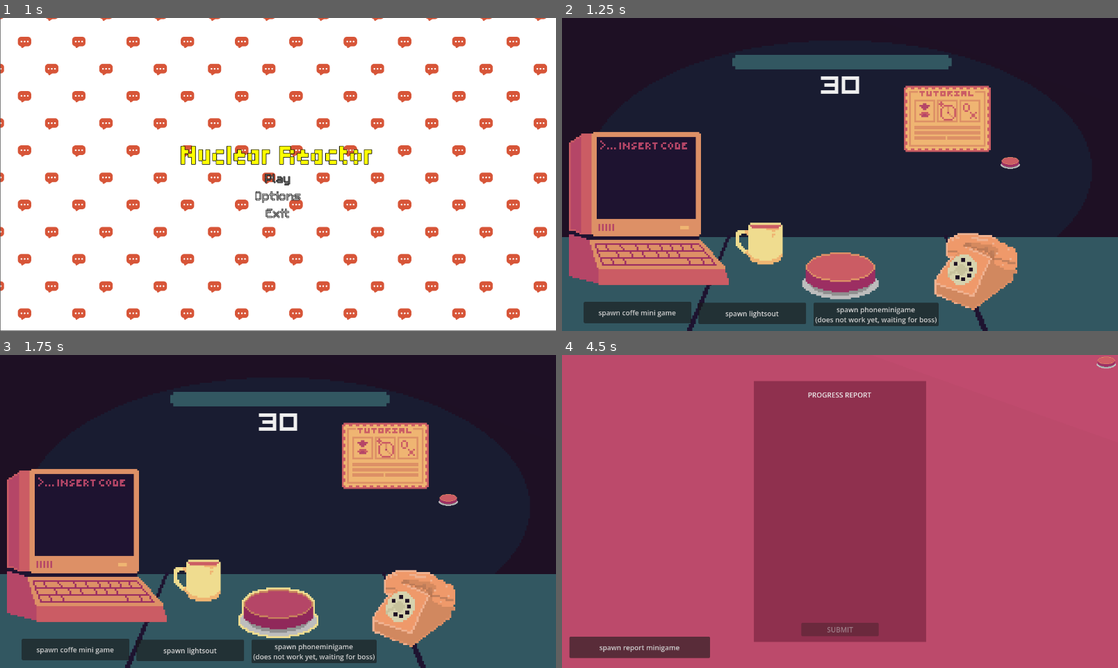
Above: before the commit, frames 1-4 (two rows, left to right).
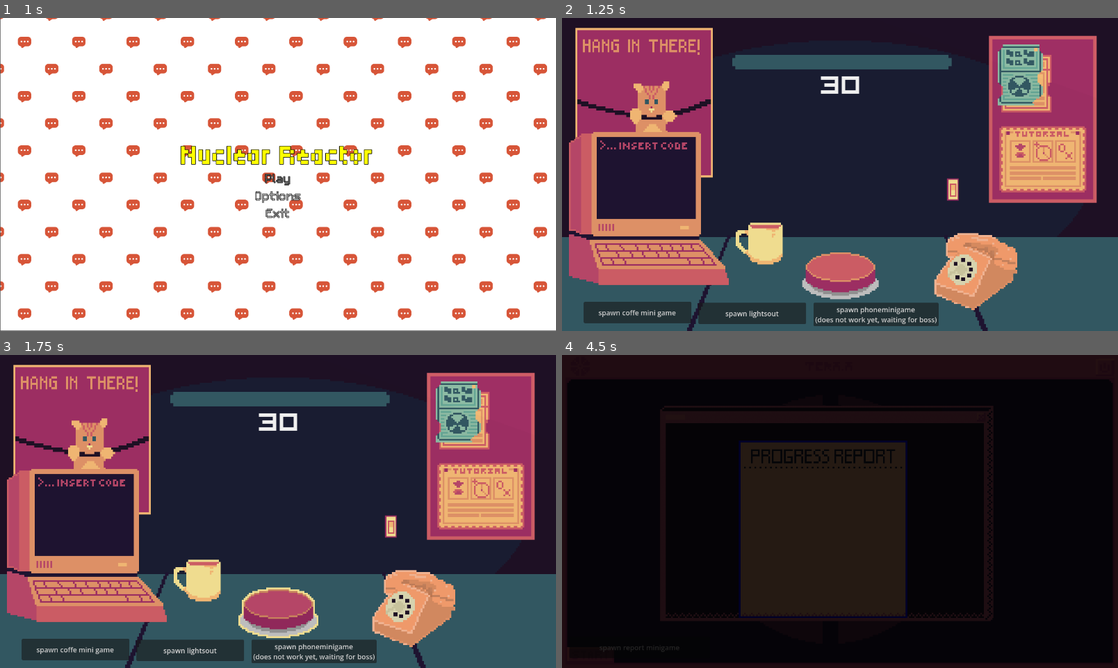
Above: after the commit, the same moments.

Repository: EroAxe/GMTK-2026-CICD-Test
Game: Godot game, scene res://Scenes/main_menu.tscn
Two runs of this game, one before a commit and one after it. Both use one fixed random seed, a clock stepped at 60 frames per second and the inputs below. Sound files missing from this copy of the repository are replaced by a short silence.
Inputs (mouse positions are in pixels of both pictures, inside the frame that each line leads up to):
- Up to frame 1 (1 s): click "Play" at 0.5 s
- Up to frame 2 (1.25 s): no input
- Up to frame 3 (1.75 s): click (278, 611) at 1.25 s
- Up to frame 4 (4.5 s): click (650, 545) at 2 s; click (762, 580) at 2.75 s; click "spawn coffe mini game" at 3.5 s; click "spawn lightsout" at 4.25 s

Frame 1 is identical in both runs. In frame 2, 22% of the frame differs, in the area x 2-97%, y 3-60%; in frame 3, 22%; in frame 4, 100%, in the area x 0-100%, y 0-100%.

Commit message:
UI stuff
mouse, monitorUI, main_scene UI

Diff:
--- a/Scenes/light_switch.tscn
+++ b/Scenes/light_switch.tscn
@@ -1,14 +1,14 @@
 [gd_scene format=3 uid="uid://jpo4ke8knmy6"]
 
 [ext_resource type="Script" uid="uid://bdehpmvmr2v2r" path="res://Scripts/light_switch.gd" id="1_2qx2t"]
-[ext_resource type="Texture2D" uid="uid://bg3fpufvb46mi" path="res://Assets/Button/Pressed (1).png" id="1_ysq76"]
-[ext_resource type="Texture2D" uid="uid://bdm7man7trfto" path="res://Assets/Button/idle (Not pressing)) (1).png" id="2_2qx2t"]
+[ext_resource type="Texture2D" uid="uid://quv2mlqix5x5" path="res://Assets/Button/switch/lightoff.png" id="2_2qx2t"]
+[ext_resource type="Texture2D" uid="uid://dvj01x74spkyd" path="res://Assets/Button/switch/lighton.png" id="3_t4uef"]
 
 [sub_resource type="SpriteFrames" id="SpriteFrames_svnkx"]
 animations = [{
 "frames": [{
 "duration": 1.0,
-"texture": ExtResource("1_ysq76")
+"texture": ExtResource("2_2qx2t")
 }],
 "loop": 1,
 "name": &"Switch_off",
@@ -16,7 +16,7 @@
 }, {
 "frames": [{
 "duration": 1.0,
-"texture": ExtResource("2_2qx2t")
+"texture": ExtResource("3_t4uef")
 }],
 "loop": 1,
 "name": &"switch_on",
@@ -24,18 +24,19 @@
 }]
 
 [sub_resource type="RectangleShape2D" id="RectangleShape2D_nf0d8"]
-size = Vector2(70, 53)
+size = Vector2(28, 52)
 
 [node name="LightSwitch" type="Area2D" unique_id=378020022]
 script = ExtResource("1_2qx2t")
 
 [node name="Switch" type="AnimatedSprite2D" parent="." unique_id=1637383508]
 position = Vector2(-1, -2)
+scale = Vector2(3, 3)
 sprite_frames = SubResource("SpriteFrames_svnkx")
-animation = &"switch_on"
+animation = &"Switch_off"
 
 [node name="CollisionShape2D" type="CollisionShape2D" parent="." unique_id=268581720]
-position = Vector2(4, 1.5)
+position = Vector2(-1, -2)
 shape = SubResource("RectangleShape2D_nf0d8")
 
 [connection signal="input_event" from="." to="." method="_on_input_event"]
--- a/Scenes/minigames/lightsout_minigame.tscn
+++ b/Scenes/minigames/lightsout_minigame.tscn
@@ -1,16 +1,17 @@
 [gd_scene format=3 uid="uid://b3p8axupphhqo"]
 
 [ext_resource type="Script" uid="uid://c5slrrnprb1qc" path="res://Scripts/minigames/lightsout_minigame.gd" id="1_4jaex"]
-[ext_resource type="Texture2D" uid="uid://cfoswy53wv417" path="res://Assets/Fonts/Pressed (1).png" id="2_f4nok"]
+[ext_resource type="Texture2D" uid="uid://quv2mlqix5x5" path="res://Assets/Button/switch/lightoff.png" id="2_f4nok"]
 
 [node name="lightsout_minigame" type="Node2D" unique_id=1121841249]
 script = ExtResource("1_4jaex")
 
 [node name="switch" type="TextureButton" parent="." unique_id=769426423]
-offset_left = 1009.0
-offset_top = 318.0
-offset_right = 1055.0
-offset_bottom = 348.0
+offset_left = 886.00006
+offset_top = 370.0
+offset_right = 895.00006
+offset_bottom = 387.00003
+scale = Vector2(3, 3)
 texture_normal = ExtResource("2_f4nok")
 stretch_mode = 4
 
--- a/Scenes/minigames/phone_minigame.tscn
+++ b/Scenes/minigames/phone_minigame.tscn
@@ -4,57 +4,57 @@
 [ext_resource type="Script" uid="uid://biip0qvpffsgu" path="res://Scripts/minigames/phone_minigame.gd" id="1_uav7e"]
 [ext_resource type="Texture2D" uid="uid://cc1t25efvlohl" path="res://Assets/Phone_minigame/Phone_animation_with_outline(SpriteSheet).png" id="2_uav7e"]
 
+[sub_resource type="AtlasTexture" id="AtlasTexture_td6f2"]
+atlas = ExtResource("2_uav7e")
+region = Rect2(64, 0, 64, 53)
+
+[sub_resource type="AtlasTexture" id="AtlasTexture_hn1cw"]
+atlas = ExtResource("2_uav7e")
+region = Rect2(128, 0, 64, 53)
+
+[sub_resource type="AtlasTexture" id="AtlasTexture_g6oc3"]
+atlas = ExtResource("2_uav7e")
+region = Rect2(192, 0, 64, 53)
+
+[sub_resource type="AtlasTexture" id="AtlasTexture_rq2bp"]
+atlas = ExtResource("2_uav7e")
+region = Rect2(256, 0, 64, 53)
+
+[sub_resource type="AtlasTexture" id="AtlasTexture_u83ie"]
+atlas = ExtResource("2_uav7e")
+region = Rect2(320, 0, 64, 53)
+
+[sub_resource type="AtlasTexture" id="AtlasTexture_puphq"]
+atlas = ExtResource("2_uav7e")
+region = Rect2(384, 0, 64, 53)
+
+[sub_resource type="AtlasTexture" id="AtlasTexture_ws15d"]
+atlas = ExtResource("2_uav7e")
+region = Rect2(448, 0, 64, 53)
+
+[sub_resource type="AtlasTexture" id="AtlasTexture_qymmg"]
+atlas = ExtResource("2_uav7e")
+region = Rect2(512, 0, 64, 53)
+
+[sub_resource type="AtlasTexture" id="AtlasTexture_0rcei"]
+atlas = ExtResource("2_uav7e")
+region = Rect2(576, 0, 64, 53)
+
+[sub_resource type="AtlasTexture" id="AtlasTexture_dkm7n"]
+atlas = ExtResource("2_uav7e")
+region = Rect2(640, 0, 64, 53)
+
+[sub_resource type="AtlasTexture" id="AtlasTexture_ielyw"]
+atlas = ExtResource("2_uav7e")
+region = Rect2(704, 0, 64, 53)
+
+[sub_resource type="AtlasTexture" id="AtlasTexture_bj3jq"]
+atlas = ExtResource("2_uav7e")
+region = Rect2(768, 0, 64, 53)
+
 [sub_resource type="AtlasTexture" id="AtlasTexture_2qd4r"]
 atlas = ExtResource("2_uav7e")
 region = Rect2(0, 0, 64, 53)
-
-[sub_resource type="AtlasTexture" id="AtlasTexture_td6f2"]
-atlas = ExtResource("2_uav7e")
-region = Rect2(64, 0, 64, 53)
-
-[sub_resource type="AtlasTexture" id="AtlasTexture_hn1cw"]
-atlas = ExtResource("2_uav7e")
-region = Rect2(128, 0, 64, 53)
-
-[sub_resource type="AtlasTexture" id="AtlasTexture_g6oc3"]
-atlas = ExtResource("2_uav7e")
-region = Rect2(192, 0, 64, 53)
-
-[sub_resource type="AtlasTexture" id="AtlasTexture_rq2bp"]
-atlas = ExtResource("2_uav7e")
-region = Rect2(256, 0, 64, 53)
-
-[sub_resource type="AtlasTexture" id="AtlasTexture_u83ie"]
-atlas = ExtResource("2_uav7e")
-region = Rect2(320, 0, 64, 53)
-
-[sub_resource type="AtlasTexture" id="AtlasTexture_puphq"]
-atlas = ExtResource("2_uav7e")
-region = Rect2(384, 0, 64, 53)
-
-[sub_resource type="AtlasTexture" id="AtlasTexture_ws15d"]
-atlas = ExtResource("2_uav7e")
-region = Rect2(448, 0, 64, 53)
-
-[sub_resource type="AtlasTexture" id="AtlasTexture_qymmg"]
-atlas = ExtResource("2_uav7e")
-region = Rect2(512, 0, 64, 53)
-
-[sub_resource type="AtlasTexture" id="AtlasTexture_0rcei"]
-atlas = ExtResource("2_uav7e")
-region = Rect2(576, 0, 64, 53)
-
-[sub_resource type="AtlasTexture" id="AtlasTexture_dkm7n"]
-atlas = ExtResource("2_uav7e")
-region = Rect2(640, 0, 64, 53)
-
-[sub_resource type="AtlasTexture" id="AtlasTexture_ielyw"]
-atlas = ExtResource("2_uav7e")
-region = Rect2(704, 0, 64, 53)
-
-[sub_resource type="AtlasTexture" id="AtlasTexture_bj3jq"]
-atlas = ExtResource("2_uav7e")
-region = Rect2(768, 0, 64, 53)
 
 [sub_resource type="AtlasTexture" id="AtlasTexture_ojswl"]
 atlas = ExtResource("2_uav7e")
@@ -137,6 +137,60 @@
 }, {
 "duration": 1.0,
 "texture": SubResource("AtlasTexture_ad5n0")
+}, {
+"duration": 1.0,
+"texture": SubResource("AtlasTexture_5ndrj")
+}, {
+"duration": 1.0,
+"texture": SubResource("AtlasTexture_5ndrj")
+}, {
+"duration": 1.0,
+"texture": SubResource("AtlasTexture_5ndrj")
+}, {
+"duration": 1.0,
+"texture": SubResource("AtlasTexture_5ndrj")
+}, {
+"duration": 1.0,
+"texture": SubResource("AtlasTexture_5ndrj")
+}, {
+"duration": 1.0,
+"texture": SubResource("AtlasTexture_5ndrj")
+}, {
+"duration": 1.0,
+"texture": SubResource("AtlasTexture_5ndrj")
+}, {
+"duration": 1.0,
+"texture": SubResource("AtlasTexture_5ndrj")
+}, {
+"duration": 1.0,
+"texture": SubResource("AtlasTexture_5ndrj")
+}, {
+"duration": 1.0,
+"texture": SubResource("AtlasTexture_5ndrj")
+}, {
+"duration": 1.0,
+"texture": SubResource("AtlasTexture_5ndrj")
+}, {
+"duration": 1.0,
+"texture": SubResource("AtlasTexture_5ndrj")
+}, {
+"duration": 1.0,
+"texture": SubResource("AtlasTexture_5ndrj")
+}, {
+"duration": 1.0,
+"texture": SubResource("AtlasTexture_5ndrj")
+}, {
+"duration": 1.0,
+"texture": SubResource("AtlasTexture_5ndrj")
+}, {
+"duration": 1.0,
+"texture": SubResource("AtlasTexture_5ndrj")
+}, {
+"duration": 1.0,
+"texture": SubResource("AtlasTexture_5ndrj")
+}, {
+"duration": 1.0,
+"texture": SubResource("AtlasTexture_5ndrj")
 }, {
 "duration": 1.0,
 "texture": SubResource("AtlasTexture_5ndrj")
@@ -155,6 +209,8 @@
 sprite_frames = SubResource("SpriteFrames_svnkx")
 animation = &"ringing_with_outline"
 autoplay = "idle"
+frame = 13
+frame_progress = 0.047511563
 
 [node name="Button" type="Button" parent="." unique_id=2125307048]
 offset_left = 856.0
--- a/Scenes/minigames/report_minigame.tscn
+++ b/Scenes/minigames/report_minigame.tscn
@@ -1,28 +1,24 @@
 [gd_scene format=3 uid="uid://ckng2ifblr2y0"]
 
 [ext_resource type="Script" uid="uid://deskli40cmue0" path="res://Scripts/minigames/report_minigame.gd" id="1_dfrco"]
+[ext_resource type="Texture2D" uid="uid://0l1y36eipu5e" path="res://Assets/Computer_and_screens/ComputerUI3.png" id="2_ddbsq"]
+[ext_resource type="Theme" uid="uid://cshg3sgf0xxq" path="res://Resources/main_theme.tres" id="3_dto0j"]
 
 [node name="report_minigame" type="Node2D" unique_id=578664638]
+position = Vector2(-27, 50)
 script = ExtResource("1_dfrco")
+
+[node name="ProgressReport" type="Sprite2D" parent="." unique_id=193829803]
+position = Vector2(637.00006, 314)
+texture = ExtResource("2_ddbsq")
 
 [node name="ColorRect2" type="ColorRect" parent="." unique_id=1566268095]
 offset_left = 442.0
 offset_top = 60.0
 offset_right = 838.0
-offset_bottom = 660.0
-color = Color(0.59880406, 0.20277664, 0.32526746, 1)
-
-[node name="TitleLabel" type="Label" parent="ColorRect2" unique_id=586813058]
-layout_mode = 1
-anchors_preset = -1
-anchor_right = 0.99700004
-anchor_bottom = 0.10300001
-offset_top = 2.0
-offset_right = 0.18798828
-offset_bottom = 0.19999695
-text = "PROGRESS REPORT"
-horizontal_alignment = 1
-vertical_alignment = 1
+offset_bottom = 300.0
+theme = ExtResource("3_dto0j")
+color = Color(0.6, 0.20392157, 0.3254902, 0)
 
 [node name="ReportLabel" type="Label" parent="ColorRect2" unique_id=2010464250]
 z_index = 4
@@ -32,32 +28,19 @@
 anchor_top = 0.172
 anchor_right = 1.005
 anchor_bottom = 0.90000004
-offset_top = -0.20000458
-offset_right = -2.980011
-text = "Blah balh vlah blah blah BLAHb blah Blah balh vlah blah blah BLAHb blah Blah balh vlah blah blah BLAHb blah Blah balh vlah blah blah BLAHb blah Blah balh vlah blah blah BLAHb blah Blah balh vlah blah blah BLAHb blah Blah balh vlah blah blah BLAHb blah Blah balh vlah blah blah BLAHb blah Blah balh vlah blah blah BLAHb blah Blah balh vlah blah blah BLAHb blah Blah balh vlah blah blah BLAHb blah Blah balh vlah blah blah BLAHb blah Blah balh vlah blah blah BLAHb blah Blah balh vlah blah blah BLAHb blah Blah balh vlah blah blah BLAHb blah Blah balh vlah blah blah BLAHb blah Blah balh vlah blah blah BLAHb blah Blah balh vlah blah blah BLAHb blah Blah balh vlah blah blah BLAHb blah Blah balh vlah blah blah BLAHb blah "
+offset_top = 120.72
+offset_right = -23.980011
+offset_bottom = 284.0
+theme_override_colors/font_color = Color(0.10980392, 0.11764706, 0.19215687, 1)
+theme_override_font_sizes/font_size = 20
+text = "Blah balh vlah blah blah BLAHb blah Blah balh vlah blah blah BLAHb blah Blah  BLAHb blah Blah balh vlah blah blah BLAHb blah Blah balh vlah blah blah BLAHb blah Blah balh vlah blah blah BLAHb blah Blah balh vlah blah blah BLAHb blah Blah balh vlah blah blah BLAHb blah Blah balh vlah blah blah BLAHb blah Blah balh vlah blah blah BLAHb blah Blah balh vlah blah blah BLAHb blah Blah balh vlah blah blah BLAHb blah Blah balh vlah blah blah BLAHb blah Blah balh vlah blah blah BLAHb blah "
 horizontal_alignment = 1
 autowrap_mode = 3
-
-[node name="Submit" type="Button" parent="ColorRect2" unique_id=1390967738]
-layout_mode = 1
-anchors_preset = 8
-anchor_left = 0.5
-anchor_top = 0.5
-anchor_right = 0.5
-anchor_bottom = 0.5
-offset_left = -89.0
-offset_top = 256.0
-offset_right = 89.0
-offset_bottom = 287.0
-grow_horizontal = 2
-grow_vertical = 2
-text = "SUBMIT"
 
 [node name="ReportButton" type="Button" parent="ColorRect2" unique_id=1956173509]
 layout_mode = 0
 offset_right = 393.0
-offset_bottom = 555.0
+offset_bottom = 500.0
 flat = true
 
-[connection signal="pressed" from="ColorRect2/Submit" to="." method="_on_submit_pressed"]
 [connection signal="pressed" from="ColorRect2/ReportButton" to="." method="_on_report_button_pressed"]
--- a/Scenes/monitor.tscn
+++ b/Scenes/monitor.tscn
@@ -1,28 +1,28 @@
 [gd_scene format=3 uid="uid://cwbbdebrth4ku"]
 
 [ext_resource type="Script" uid="uid://t5ijsj858gyt" path="res://Scripts/monitor.gd" id="1_k0o2w"]
-[ext_resource type="Texture2D" uid="uid://dlno7d70bs5t1" path="res://Assets/Button/idle (Not pressing)).png" id="2_hvrpq"]
-[ext_resource type="Texture2D" uid="uid://btxu723730msl" path="res://Assets/Button/Pressed.png" id="3_rhg0e"]
-[ext_resource type="Texture2D" uid="uid://b10mx11x51438" path="res://Assets/Fonts/Hovered (1).png" id="4_go7yp"]
+[ext_resource type="Texture2D" uid="uid://bnyivitii2e3l" path="res://Assets/Computer_and_screens/ComputerUI2.png" id="2_dqfm1"]
+[ext_resource type="Texture2D" uid="uid://chiidgpmx4ec3" path="res://Assets/icons/quit_icon_idlet.png" id="2_p2uwp"]
+[ext_resource type="Texture2D" uid="uid://cs2hsdbldasm8" path="res://Assets/icons/quit_icon_pressed.png" id="3_dqfm1"]
+[ext_resource type="Texture2D" uid="uid://lygdqohf5i1x" path="res://Assets/icons/quit_icon_hoveredt.png" id="4_hkxed"]
 
 [node name="monitor" type="Node2D" unique_id=883829042]
 z_index = 1
 script = ExtResource("1_k0o2w")
 
-[node name="ColorRect" type="ColorRect" parent="." unique_id=879155985]
-offset_right = 1280.0
-offset_bottom = 720.0
-color = Color(0.7882353, 0.30980393, 0.4509804, 1)
-metadata/_edit_use_anchors_ = true
+[node name="ComputerUi2" type="Sprite2D" parent="." unique_id=83746229]
+position = Vector2(640.00006, 360)
+texture = ExtResource("2_dqfm1")
 
 [node name="ReturnButton" type="TextureButton" parent="." unique_id=184426031]
-offset_left = 1230.0
-offset_top = 2.0
-offset_right = 1276.0
-offset_bottom = 42.0
-texture_normal = ExtResource("2_hvrpq")
-texture_pressed = ExtResource("3_rhg0e")
-texture_hover = ExtResource("4_go7yp")
+offset_left = 1216.0
+offset_top = -5.0
+offset_right = 1232.0
+offset_bottom = 10.0
+scale = Vector2(4.5, 4.5)
+texture_normal = ExtResource("2_p2uwp")
+texture_pressed = ExtResource("3_dqfm1")
+texture_hover = ExtResource("4_hkxed")
 
 [node name="spawnreportminigame" type="Button" parent="." unique_id=494332098]
 offset_left = 17.0
--- /dev/null
+++ b/Scenes/mouse.tscn
@@ -0,0 +1,10 @@
+[gd_scene format=3 uid="uid://gmb6402nduft"]
+
+[ext_resource type="Texture2D" uid="uid://dn5ctesge7i7g" path="res://Assets/mouse/mouse.png" id="1_3ber4"]
+[ext_resource type="Script" path="res://Scripts/mouse.gd" id="2_kxv04"]
+
+[node name="Mouse" type="Sprite2D" unique_id=212881254]
+z_index = 1000
+position = Vector2(4, 8)
+texture = ExtResource("1_3ber4")
+script = ExtResource("2_kxv04")
--- a/Scenes/prototype.tscn
+++ b/Scenes/prototype.tscn
@@ -6,7 +6,6 @@
 [ext_resource type="Texture2D" uid="uid://bg3fpufvb46mi" path="res://Assets/Button/Pressed (1).png" id="4_044ci"]
 [ext_resource type="Texture2D" uid="uid://dv1f5jy2oe0d8" path="res://Assets/ProgressBar/RedBar.png" id="5_7kyyp"]
 [ext_resource type="Texture2D" uid="uid://dsurwp67j7fjw" path="res://Assets/Button/Hovered (1).png" id="5_p8x32"]
-[ext_resource type="Texture2D" uid="uid://d4ifaltsiij1a" path="res://Assets/Posters/tutorial_poster.webp" id="6_40fcm"]
 [ext_resource type="Texture2D" uid="uid://cu5nfgyncnciy" path="res://Assets/ProgressBar/OutLine.png" id="6_k3dp0"]
 [ext_resource type="Texture2D" uid="uid://wxkpfe45pxih" path="res://Assets/ProgressBar/GreenBar.png" id="7_ma1ii"]
 [ext_resource type="Texture2D" uid="uid://c6q7nojyif411" path="res://Assets/Computer_and_screens/computerleft.webp" id="9_fixtb"]
@@ -14,6 +13,8 @@
 [ext_resource type="FontFile" uid="uid://cd56rc38eaf7m" path="res://Assets/Fonts/QuinqueFive.ttf" id="10_baih7"]
 [ext_resource type="Texture2D" uid="uid://wfajhnw8vkqj" path="res://Assets/Computer_and_screens/computerlefthover.webp" id="10_xnjhx"]
 [ext_resource type="PackedScene" uid="uid://deso7chb543fb" path="res://Scenes/menu_controller.tscn" id="12_xnjhx"]
+[ext_resource type="Texture2D" uid="uid://camku30purt68" path="res://Assets/Posters/motivational_poster_1.png" id="14_c7ddf"]
+[ext_resource type="Texture2D" uid="uid://d1lc7v3hl65u0" path="res://Assets/Posters/posterboard.png" id="15_go56e"]
 [ext_resource type="Script" uid="uid://lj43v8vfslbh" path="res://Scripts/minigames.gd" id="17_go56e"]
 [ext_resource type="Texture2D" uid="uid://diig05lu15bdd" path="res://Assets/coffe_assets/coffee.webp" id="17_y8y5s"]
 [ext_resource type="PackedScene" uid="uid://57s6ndepfpq0" path="res://Scenes/Dialogue.tscn" id="18_044ci"]
@@ -246,17 +247,6 @@
 text = "30"
 label_settings = SubResource("LabelSettings_nf0d8")
 
-[node name="Computer" type="TextureButton" parent="UI" unique_id=132555774]
-layout_mode = 0
-offset_left = 8.0
-offset_top = 242.0
-offset_right = 104.0
-offset_bottom = 341.0
-scale = Vector2(4, 4)
-texture_normal = ExtResource("9_fixtb")
-texture_hover = ExtResource("10_xnjhx")
-stretch_mode = 4
-
 [node name="Coffee" type="TextureButton" parent="UI" unique_id=2119243225]
 layout_mode = 0
 offset_left = 396.0
@@ -268,6 +258,28 @@
 texture_hover = ExtResource("18_aya2x")
 stretch_mode = 4
 
+[node name="decor" type="Node2D" parent="UI" unique_id=168190586]
+
+[node name="TutorialPoster" type="Sprite2D" parent="UI/decor" unique_id=429819440]
+position = Vector2(1107, 233)
+scale = Vector2(4, 4)
+texture = ExtResource("15_go56e")
+
+[node name="MotivationalPoster1" type="Sprite2D" parent="UI/decor" unique_id=1054457375]
+position = Vector2(189.00002, 195)
+scale = Vector2(4.328767, 5.1343284)
+texture = ExtResource("14_c7ddf")
+
+[node name="Computer" type="TextureButton" parent="." unique_id=132555774]
+offset_left = 8.0
+offset_top = 242.0
+offset_right = 104.0
+offset_bottom = 341.0
+scale = Vector2(4, 4)
+texture_normal = ExtResource("9_fixtb")
+texture_hover = ExtResource("10_xnjhx")
+stretch_mode = 4
+
 [node name="CountDown" type="Timer" parent="." unique_id=1652324838]
 autostart = true
 
@@ -276,11 +288,6 @@
 [node name="Dialog" parent="CanvasLayer" unique_id=1292115522 groups=["dialog"] instance=ExtResource("18_044ci")]
 visible = false
 mouse_filter = 2
-
-[node name="TutorialPoster" type="Sprite2D" parent="." unique_id=429819440]
-position = Vector2(887, 232)
-scale = Vector2(4, 4)
-texture = ExtResource("6_40fcm")
 
 [node name="LightBulb" type="PointLight2D" parent="." unique_id=1940908883 groups=["light_bulb"]]
 unique_name_in_owner = true
@@ -296,7 +303,7 @@
 color = Color(0.16565639, 0.16565642, 0.16565639, 1)
 
 [node name="LightSwitch" parent="." unique_id=378020022 groups=["switch"] instance=ExtResource("23_go56e")]
-position = Vector2(1033, 335)
+position = Vector2(901, 397)
 
 [node name="blackout_timer" type="Timer" parent="." unique_id=425932405]
 unique_name_in_owner = true
@@ -360,7 +367,7 @@
 offset_bottom = -2.0
 mouse_filter = 2
 
-[connection signal="pressed" from="UI/Computer" to="." method="_on_computer_pressed"]
+[connection signal="pressed" from="Computer" to="." method="_on_computer_pressed"]
 [connection signal="timeout" from="CountDown" to="." method="_on_count_down_timeout"]
 [connection signal="pressed" from="spawncoffeeminigame" to="." method="_on_spawncoffeeminigame_pressed"]
 [connection signal="pressed" from="spawnlightsout" to="." method="_on_spawnlightsout_pressed"]
--- a/Scripts/minigames/report_minigame.gd
+++ b/Scripts/minigames/report_minigame.gd
@@ -59,15 +59,12 @@
 
 func _ready() -> void:
 	report_label.text = ""
-	max_words = randi_range(50, 75) #maximum words to be able to submit
+	max_words = 50 #maximum words to be able to submit
 
 func _process(delta: float) -> void:
-	submit_button.disabled = word_count < max_words  #if max words = enable
-
-func _on_submit_pressed() -> void:
-	#sends signal, the minigame manager will listen to it
-	EventBus.fire("minigame_completed", {"minigame_class": ReportMinigame, "instance": self})
-	queue_free() #free the minigame
+	if word_count == max_words:  #if max words = enable
+		EventBus.fire("minigame_completed", {"minigame_class": ReportMinigame, "instance": self})
+		queue_free() #free the minigame
 
 func _on_report_button_pressed() -> void:
 	var words = report_words["status"] #words in status key
--- a/project.godot
+++ b/project.godot
@@ -37,6 +37,7 @@
 window/stretch/mode="canvas_items"
 window/stretch/aspect="expand"
 window/stretch/scale_mode="integer"
+mouse_cursor/custom_image="uid://dn5ctesge7i7g"
 
 [global_group]
 
Binary file added: Assets/Button/switch/lightoff.png
Not shown, added: Assets/Button/switch/lightoff.png.import
Binary file added: Assets/Button/switch/lighton.png
Not shown, added: Assets/Button/switch/lighton.png.import
Binary file added: Assets/Computer_and_screens/ComputerUI2.png
Not shown, added: Assets/Computer_and_screens/ComputerUI2.png.import
Binary file added: Assets/Computer_and_screens/ComputerUI3.png
Not shown, added: Assets/Computer_and_screens/ComputerUI3.png.import
Binary file added: Assets/Computer_and_screens/progress_report.png
Not shown, added: Assets/Computer_and_screens/progress_report.png.import
Binary file added: Assets/Posters/motivational_poster_1.png
Not shown, added: Assets/Posters/motivational_poster_1.png.import
(and 17 more such lines)
